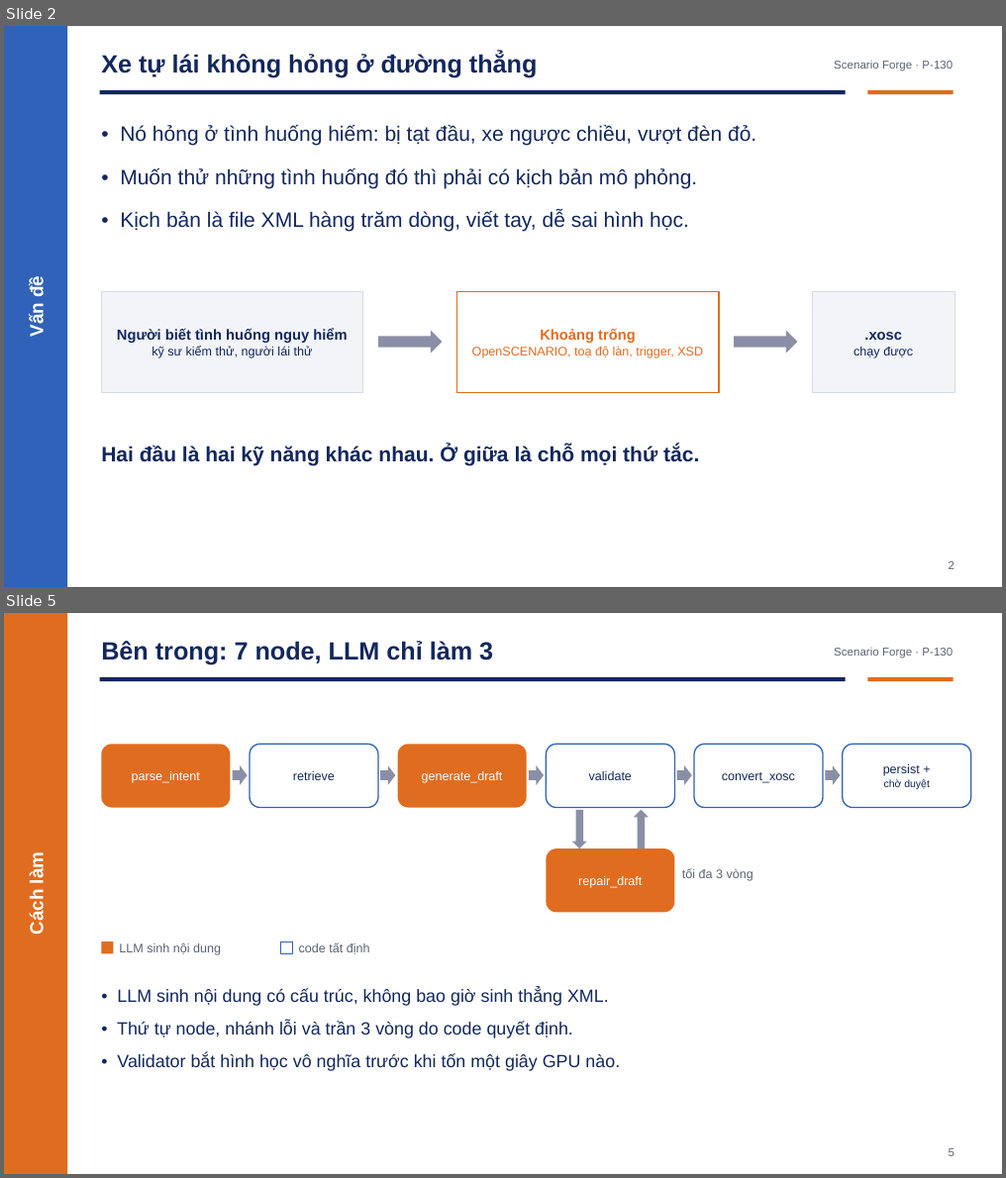
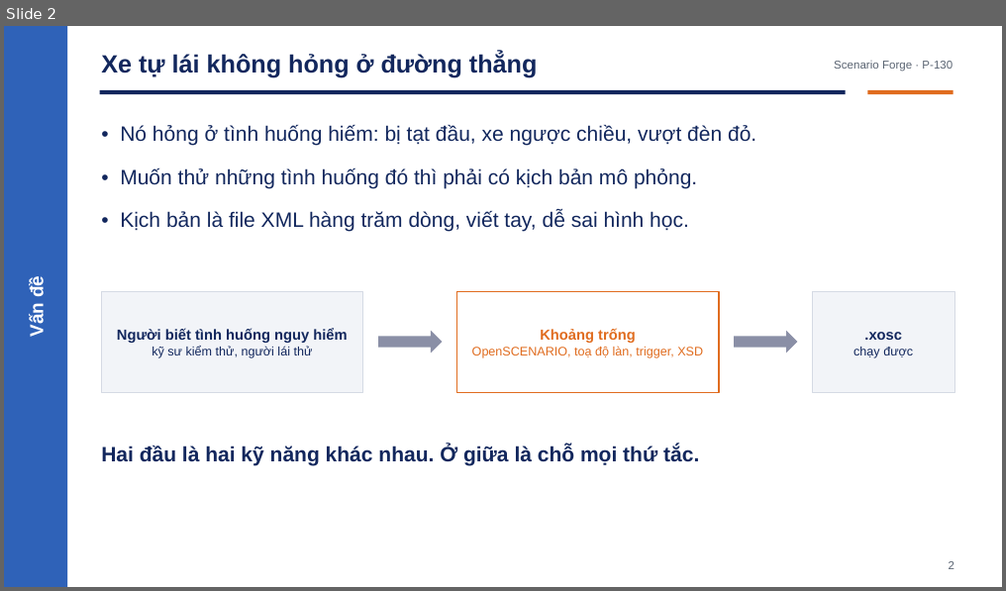
Before and after one commit to Menakanchi/nextjs-boilerplate, a slide deck: presentation/pitch_deck.pptx. Shown one above the other, each under a label of ours: slides 2 and 5 before the commit, slide 2 after it; the slides between them are not shown. The pictures are 1006x1178 and 1006x591 pixels, drawn with LibreOffice and Linux fonts; fonts in the diff are those of the drawing. Boxes give left, top, right and bottom in pixels: in the first picture for what was removed or moved away, otherwise in the second. Text is boxed around its words. In the diff, an @@ line names an element or a change of style, - is before the commit and + after.

```diff
--- a/presentation/pitch_deck.pptx
+++ b/presentation/pitch_deck.pptx
@@ slide 5 removed at [4, 613, 1002, 1174], background #FFFFFF @@
@@ rectangle removed at [4, 613, 67, 1174] @@
@@ text removed at [101, 641, 493, 665] @@
-Bên trong: 7 node, LLM chỉ làm 3
@@ text removed at [834, 648, 952, 659] @@
-Scenario Forge · P-130
@@ rectangle removed at [100, 677, 846, 682] @@
@@ rectangle removed at [868, 677, 953, 682] @@
@@ rounded rectangle removed at [101, 744, 230, 808] @@
-parse_intent
@@ rounded rectangle removed at [250, 744, 378, 808] @@
-retrieve
@@ rounded rectangle removed at [398, 744, 527, 808] @@
-generate_draft
@@ rounded rectangle removed at [546, 744, 675, 808] @@
-validate
@@ rounded rectangle removed at [694, 744, 823, 808] @@
-convert_xosc
@@ rounded rectangle removed at [843, 744, 971, 808] @@
-persist +
-chờ duyệt
@@ right arrow removed at [233, 765, 248, 785] @@
@@ right arrow removed at [380, 765, 395, 785] @@
@@ right arrow removed at [529, 765, 544, 785] @@
@@ right arrow removed at [677, 765, 692, 785] @@
@@ right arrow removed at [826, 765, 841, 785] @@
@@ down arrow removed at [572, 810, 587, 849] @@
@@ up arrow removed at [634, 810, 648, 849] @@
@@ rounded rectangle removed at [546, 849, 675, 912] @@
-repair_draft
@@ text removed at [27, 856, 48, 934] @@
-Cách làm
@@ text removed at [682, 868, 753, 881] @@
-tối đa 3 vòng
@@ rectangle removed at [101, 942, 113, 954] @@
@@ text removed at [119, 944, 221, 956] @@
-LLM sinh nội dung
@@ rectangle removed at [281, 942, 293, 954] @@
@@ text removed at [299, 943, 370, 955] @@
-code tất định
@@ text removed at [117, 988, 620, 1071] @@
-• LLM sinh nội dung có cấu trúc, không bao giờ sinh thẳng XML.
-• Thứ tự node, nhánh lỗi và trần 3 vòng do code quyết định.
-• Validator bắt hình học vô nghĩa trước khi tốn một giây GPU nào.
@@ text removed at [948, 1149, 954, 1157] @@
-5
```
Also in this commit, not shown: 4 slides changed, 2 slides added, 7 other slides removed, 1 other file.
